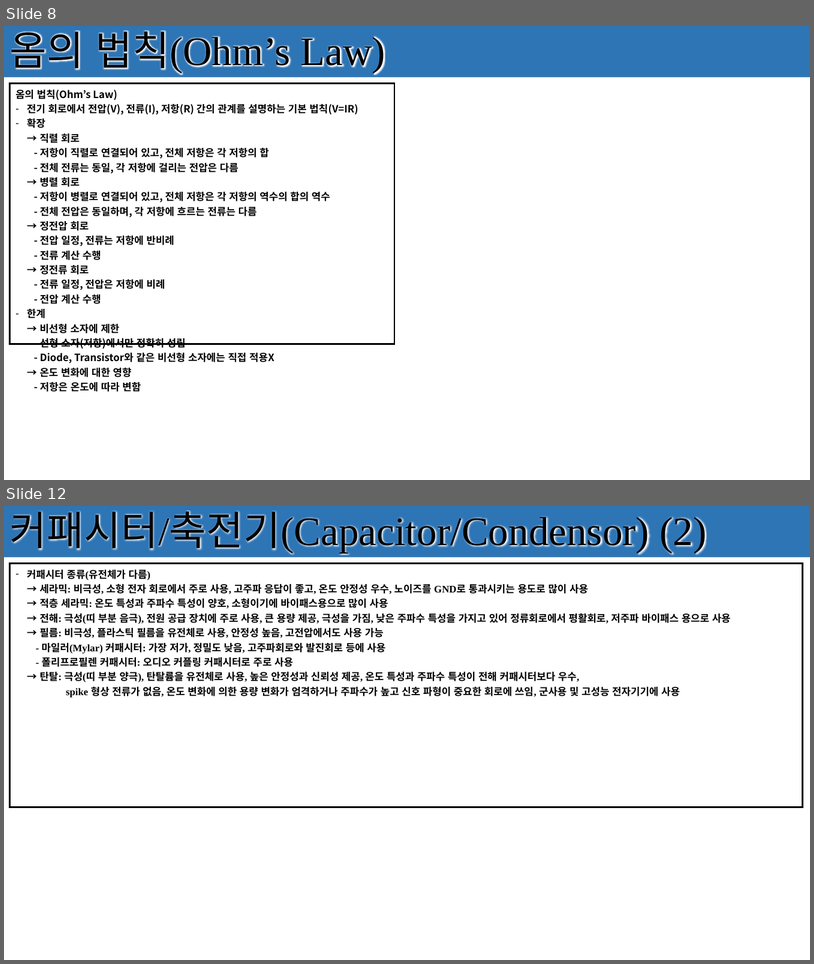
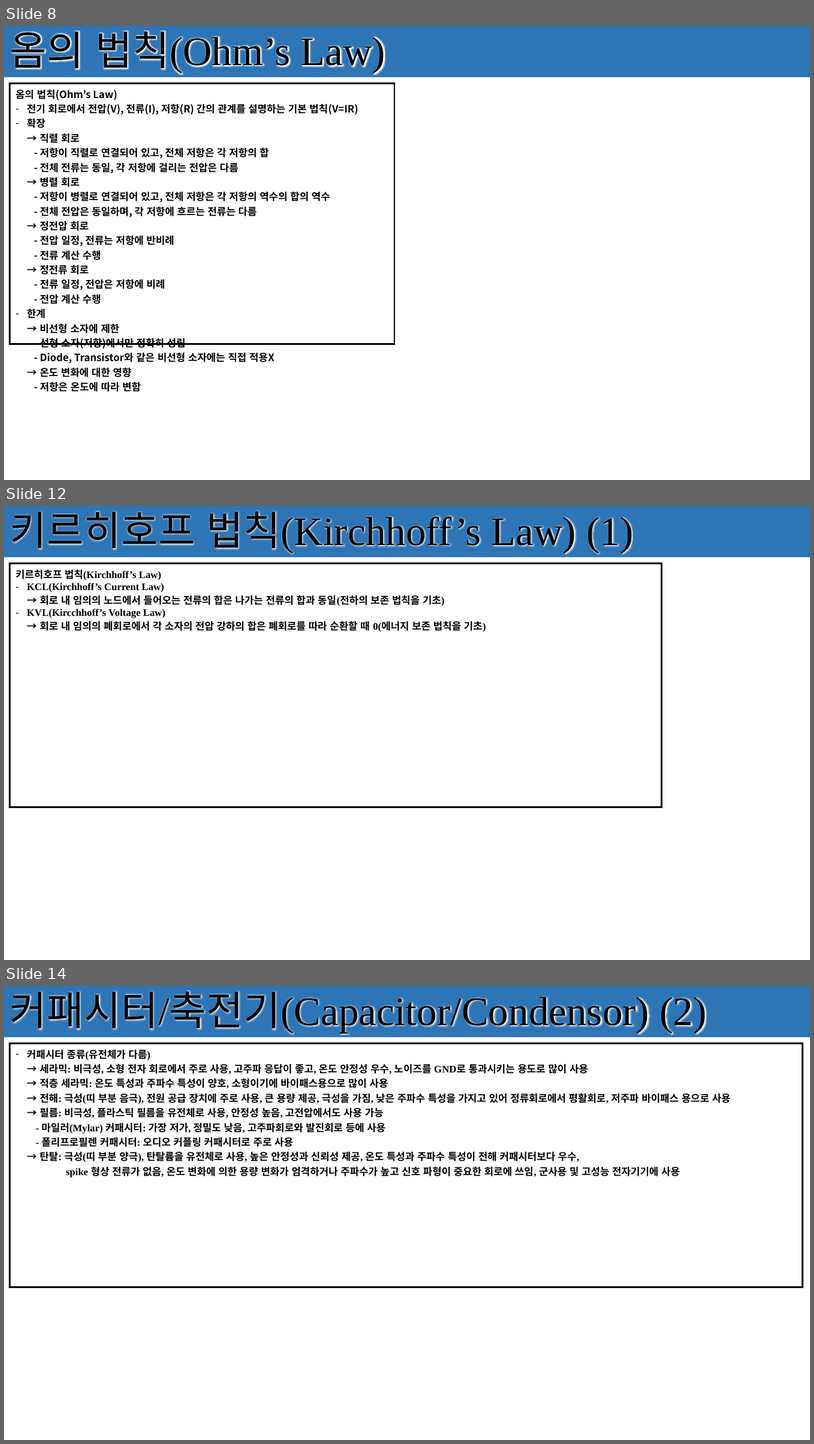
Before and after one commit to seonghokim/Study, a slide deck: Study Material/[KOR] Basic Electrical Circuit.pptx. Shown one above the other, each under a label of ours: slides 8 and 12 before the commit, slides 8, 12 and 14 after it; the slides between them are not shown. The pictures are 814x964 and 814x1444 pixels, drawn with LibreOffice and Linux fonts; fonts in the diff are those of the drawing. Boxes give left, top, right and bottom in pixels: in the first picture for what was removed or moved away, otherwise in the second. Text is boxed around its words. In the diff, an @@ line names an element or a change of style, - is before the commit and + after.

```diff
--- a/Study Material/[KOR] Basic Electrical Circuit.pptx
+++ b/Study Material/[KOR] Basic Electrical Circuit.pptx
@@ slide 12 added at bbox=[4, 506, 810, 960], background #FFFFFF; not listed: 1 template element that a slide beside it also shows @@
@@ rectangle added at bbox=[4, 506, 810, 558], fill #2E75B6, 48 pt, text #000000 @@
+키르히호프 법칙(Kirchhoff’s Law) (1)
@@ table added at bbox=[9, 564, 662, 807], 1 rows, 1 columns @@
+키르히호프 법칙(Kirchhoff’s Law) / KCL(Kirchhoff’s Current Law) / → 회로 내 임의의 노드에서 들어오는 전류의 합은 나가는 전류의 합과 동일(전하의 보존 법칙을 기초) / KVL(Kircchhoff’s Voltage Law) / → 회로 내 임의의 폐회로에서 각 소자의 전압 강하의 합은 폐회로를 따라 순환할 때 0(에너지 보존 법칙을 기초)
@@ what was slide 12 is now slide 14 @@
```
Also in this commit, not shown: 4 slides changed, 5 other slides added.
